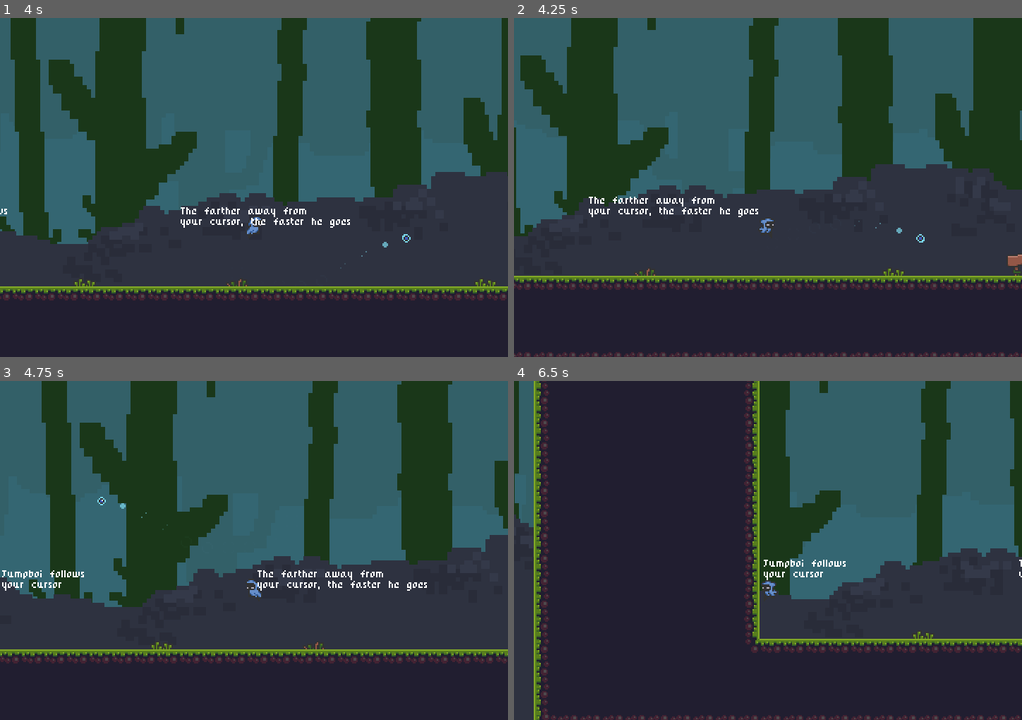
Above: before the commit, frames 1-4 (two rows, left to right).
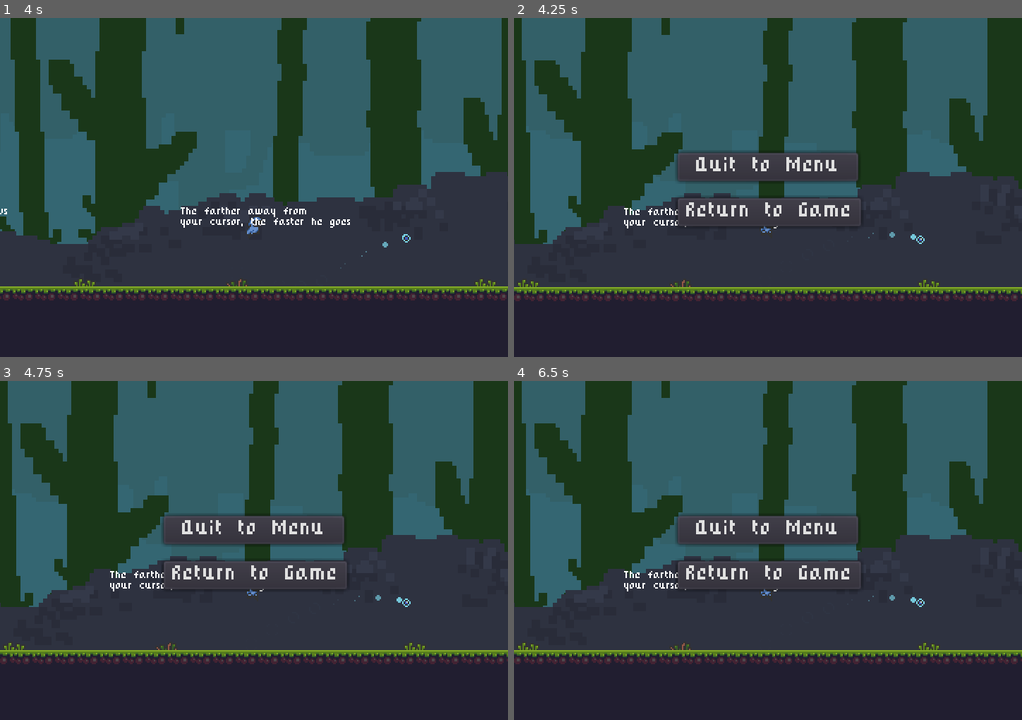
Above: after the commit, the same moments.

Repository: TobySMurray/Jumpboi
Game: Godot game, scene res://Scenes/StartMenu.tscn
The game is run twice, just before and just after one commit, with the same random seed, the same clock (stepped at 60 frames per second) and the same inputs.
Inputs (mouse positions are in pixels of both pictures, inside the frame that each line leads up to):
- Up to frame 1 (4 s): move the mouse to (365, 170) at 0.52 s; right-click (365, 170) at 0.6 s; click (365, 170) at 0.77 s; move the mouse to (152, 204) at 1.27 s; right-click (152, 204) at 1.35 s; click (152, 204) at 1.52 s; tap Enter at 2 s; move the mouse to (304, 112) at 2.02 s; right-click (304, 112) at 2.1 s; move the mouse to (228, 255) at 2.77 s; right-click (228, 255) at 2.85 s; click (228, 255) at 3.02 s; move the mouse to (406, 238) at 3.52 s; right-click (406, 238) at 3.6 s; click (406, 238) at 3.77 s
- Up to frame 2 (4.25 s): tap Escape at 4.15 s
- Up to frame 3 (4.75 s): move the mouse to (101, 499) at 4.27 s; right-click (101, 499) at 4.35 s; click (101, 499) at 4.52 s
- Up to frame 4 (6.5 s): move the mouse to (793, 550) at 5.02 s; right-click (793, 550) at 5.1 s; move the mouse to (691, 465) at 5.77 s; right-click (691, 465) at 5.85 s; click (691, 465) at 6.02 s

Frame 1 is identical in both runs. In frame 2, 25% of the frame differs, in the area x 0-100%, y 0-100%; in frame 3, 41%; in frame 4, 51%.

Commit message:
add pause menu to GeneralLevel

Diff:
--- a/Levels/FlyDown.tscn
+++ b/Levels/FlyDown.tscn
@@ -2,7 +2,6 @@
 
 [ext_resource path="res://Scenes/Fly.tscn" type="PackedScene" id=1]
 [ext_resource path="res://Levels/General Level.tscn" type="PackedScene" id=2]
-
 
 [node name="General Level" instance=ExtResource( 2 )]
 
--- a/Levels/General Level.gd
+++ b/Levels/General Level.gd
@@ -1 +1,11 @@
 extends Node
+
+
+onready var pauseMenu = $PauseMenu
+onready var playerCamera = $Player/Camera2D
+
+func _input(event):
+	if Input.is_key_pressed(KEY_ESCAPE):
+		get_tree().paused = true
+		pauseMenu.set_global_position(playerCamera.get_camera_position())
+		pauseMenu.show()
--- a/Levels/General Level.tscn
+++ b/Levels/General Level.tscn
@@ -8,6 +8,7 @@
 [ext_resource path="res://Scenes/Cursor.tscn" type="PackedScene" id=6]
 [ext_resource path="res://Pixel.tres" type="DynamicFont" id=7]
 [ext_resource path="res://Levels/General Level.gd" type="Script" id=8]
+[ext_resource path="res://Scenes/PauseMenu.tscn" type="PackedScene" id=9]
 
 [node name="General Level" type="Node"]
 script = ExtResource( 8 )
@@ -32,6 +33,8 @@
 __meta__ = {
 "_edit_use_anchors_": false
 }
+
+[node name="PauseMenu" parent="." instance=ExtResource( 9 )]
 [connection signal="body_entered" from="NextLevel" to="Player" method="_on_NextLevel_body_entered"]
 
 [editable path="Player"]
--- a/Levels/Rocky.tscn
+++ b/Levels/Rocky.tscn
@@ -4,7 +4,6 @@
 [ext_resource path="res://Levels/General Level.tscn" type="PackedScene" id=2]
 [ext_resource path="res://Scenes/Fly.tscn" type="PackedScene" id=3]
 [ext_resource path="res://Scenes/Coin.tscn" type="PackedScene" id=4]
-
 
 [sub_resource type="ConvexPolygonShape2D" id=1]
 points = PoolVector2Array( 0, 0, 16, 0, 16, 16, 0, 16 )
--- a/Levels/Tutorial1.tscn
+++ b/Levels/Tutorial1.tscn
@@ -8,8 +8,6 @@
 [ext_resource path="res://Scenes/KillZone.tscn" type="PackedScene" id=6]
 [ext_resource path="res://Scenes/Cursor.tscn" type="PackedScene" id=7]
 [ext_resource path="res://miscellaneous sprites/grass_props.png" type="Texture" id=8]
-
-
 
 [node name="Tutorial1" type="Node"]
 
--- a/PauseMenu.gd
+++ b/PauseMenu.gd
@@ -2,7 +2,8 @@
 
 
 func _on_Button_pressed():
-	get_tree().change_scene("res://StartMenu.tscn")
+	get_tree().change_scene("res://Scenes/StartMenu.tscn")
+	get_tree().paused = false
 
 func _on_Button2_pressed():
 	self.hide()
--- a/Scenes/PauseMenu.tscn
+++ b/Scenes/PauseMenu.tscn
@@ -5,7 +5,6 @@
 
 [node name="PauseMenu" type="Popup"]
 pause_mode = 2
-visible = true
 anchor_left = 0.5
 anchor_top = 0.5
 anchor_right = 0.5
Not shown: 1 places in Levels/General Level.tscn that only renumber resources
